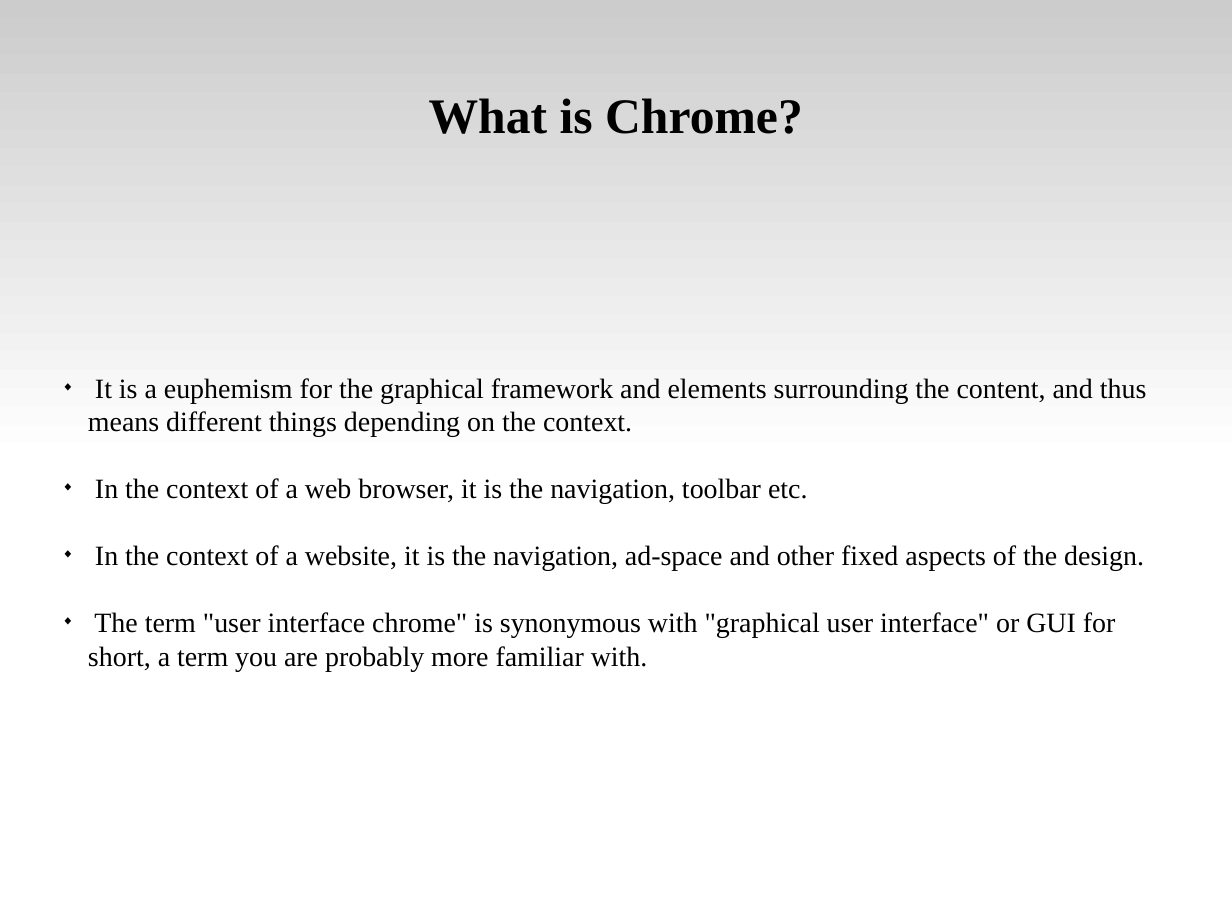
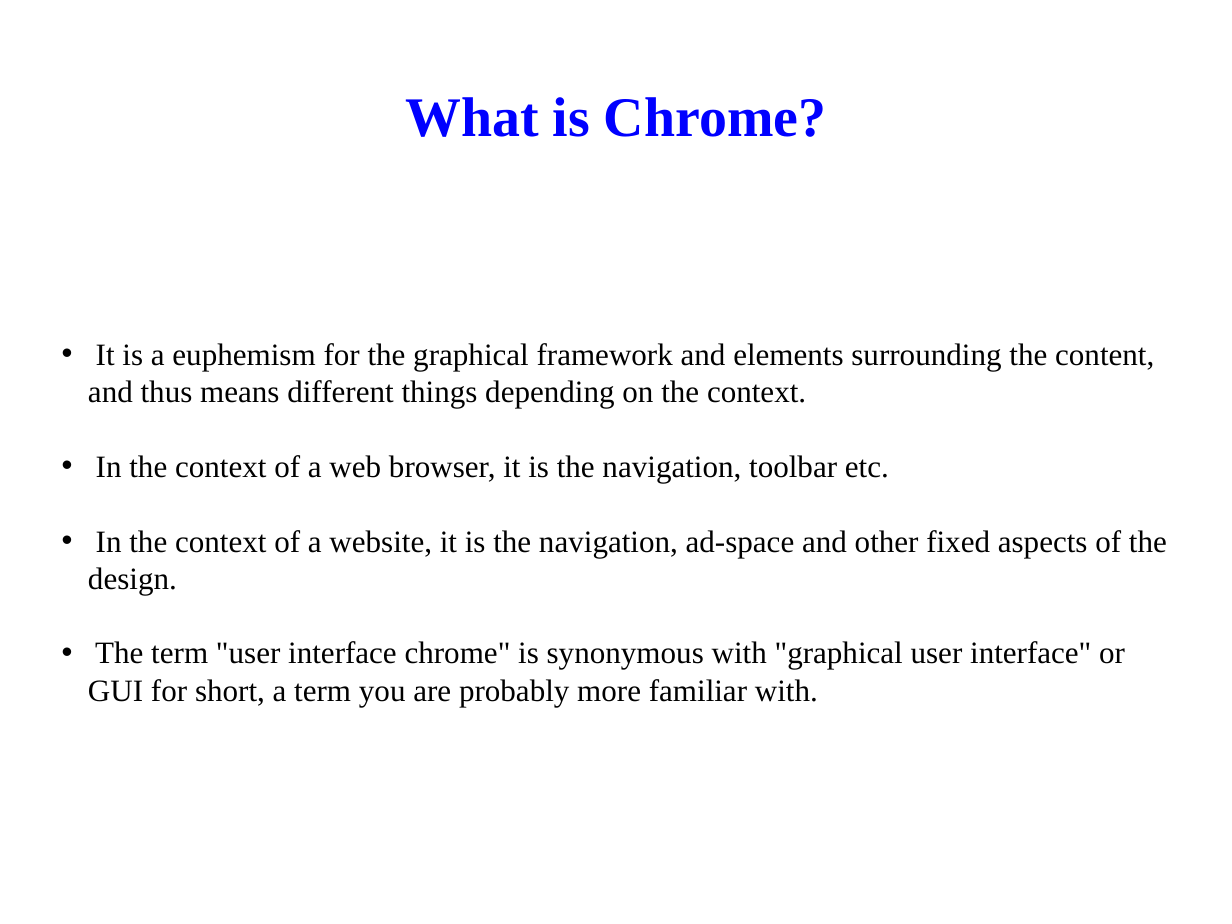
Before and after one commit to tsaicw/browser_research, a slide deck: slide 25 of WebKit/WebKit.odp. Drawn at 1232x924 pixels with LibreOffice and Linux fonts; fonts in the diff are those of the drawing; background and template pictures are left out. Boxes give left, top, right and bottom in pixels: in the first picture for what was removed or moved away, otherwise in the second. Text is boxed around its words. In the diff, an @@ line names an element or a change of style, - is before the commit and + after.

Commit message:
[WebKit]   Change the presentation's theme.   Modify the "Table of Contents".   Change "Http Protocol" page to "Network Communication" page.   Add "Major Classes for Loading" page.

```diff
--- a/WebKit/WebKit.odp
+++ b/WebKit/WebKit.odp
@@ rectangle removed at box(0, 0, 1232, 462) @@
@@ title "What is Chrome?" at box(405, 97, 826, 137): size 32 to 36 pt, text colour #000000 to #0000FF @@
@@ subtitle "It is a euphemism for ..." at box(88, 343, 1167, 706): size 18 to 20 pt; bullet ◆ to • @@
```
Also in this commit, not shown: 60 other slides changed, 2 slides added, 1 slide removed.
